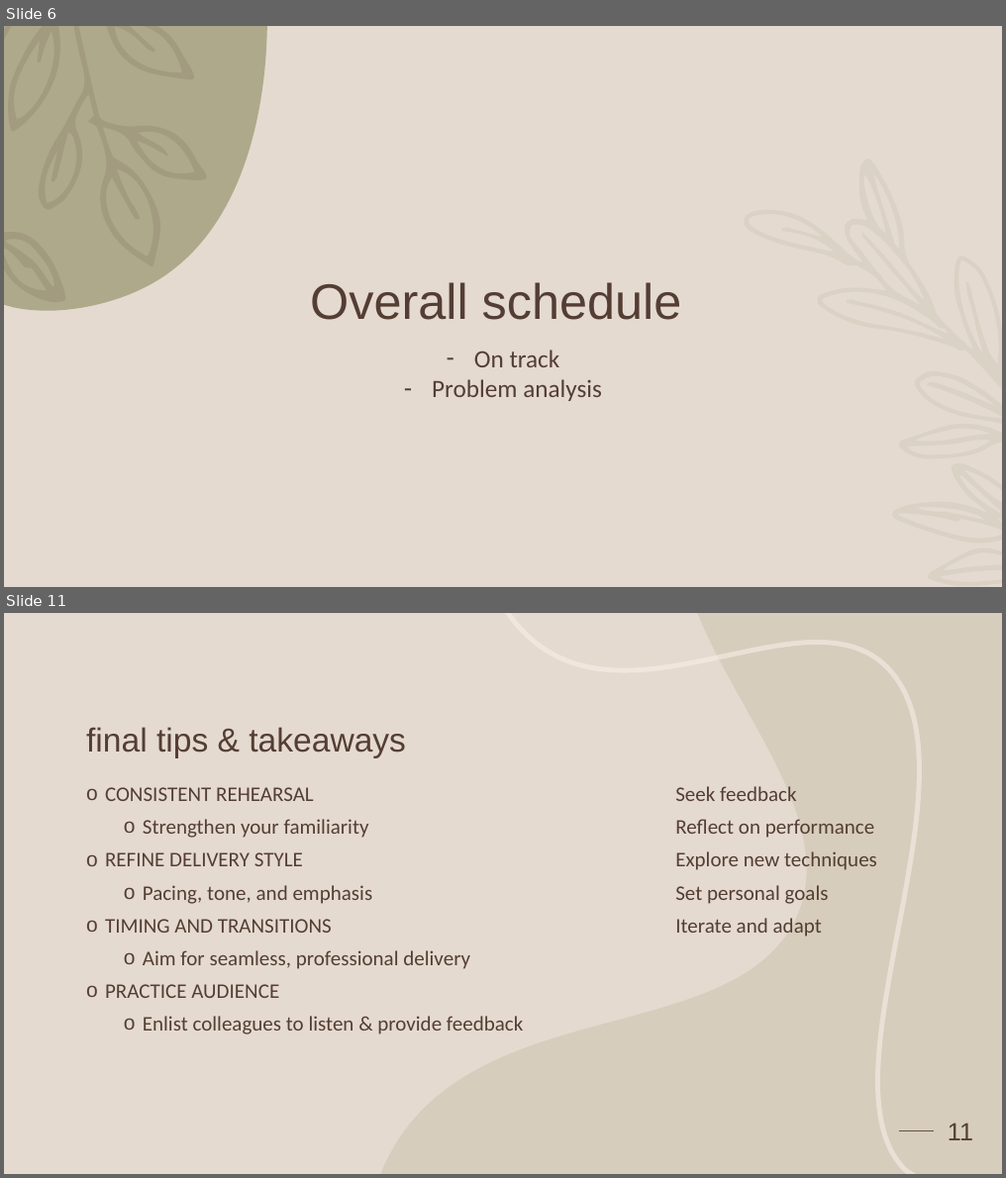
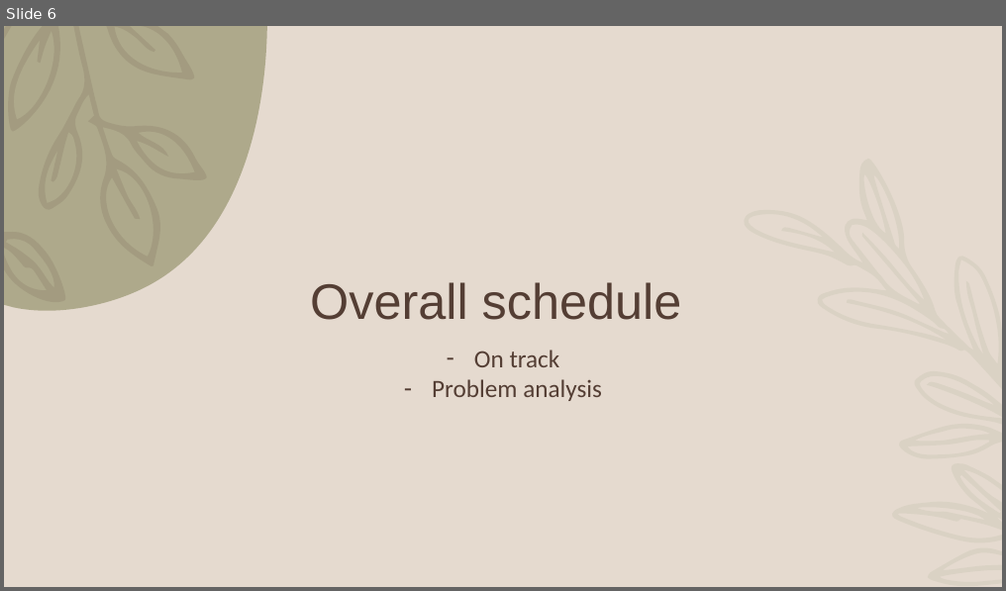
Before and after one commit to GraceWangui/bayesian-causal-analysis, a slide deck: Presentations/MSC DISSERTATION Presentations.pptx. Shown one above the other, each under a label of ours: slides 6 and 11 before the commit, slide 6 after it; the slides between them are not shown. The pictures are 1006x1178 and 1006x591 pixels, drawn with LibreOffice and Linux fonts; fonts in the diff are those of the drawing; background and template pictures are left out. Boxes give left, top, right and bottom in pixels: in the first picture for what was removed or moved away, otherwise in the second. Text is boxed around its words. In the diff, an @@ line names an element or a change of style, - is before the commit and + after.

```diff
--- a/Presentations/MSC DISSERTATION Presentations.pptx
+++ b/Presentations/MSC DISSERTATION Presentations.pptx
@@ slide 11 removed at [4, 613, 1002, 1174], background #E5DACF @@
@@ freeform shape removed at [380, 613, 1002, 1174] @@
@@ freeform shape removed at [506, 613, 920, 1174] @@
@@ title removed at [86, 727, 406, 759] @@
-final tips & takeaways
@@ text removed at [105, 787, 523, 1035] @@
-o CONSISTENT REHEARSAL
-  o Strengthen your familiarity
-o REFINE DELIVERY STYLE
-  o Pacing, tone, and emphasis
-o TIMING AND TRANSITIONS
-  o Aim for seamless, professional delivery
-o PRACTICE AUDIENCE
-  o Enlist colleagues to listen & provide feedback
@@ text removed at [675, 786, 877, 937] @@
-Seek feedback
-Reflect on performance
-Explore new techniques
-Set personal goals
-Iterate and adapt
@@ line removed from (899, 1131) to (934, 1131) @@
@@ page number removed at [947, 1123, 973, 1141] @@
-11
```
Also in this commit, not shown: 3 slides changed, 5 slides added, 4 other slides removed, 7 other files.
